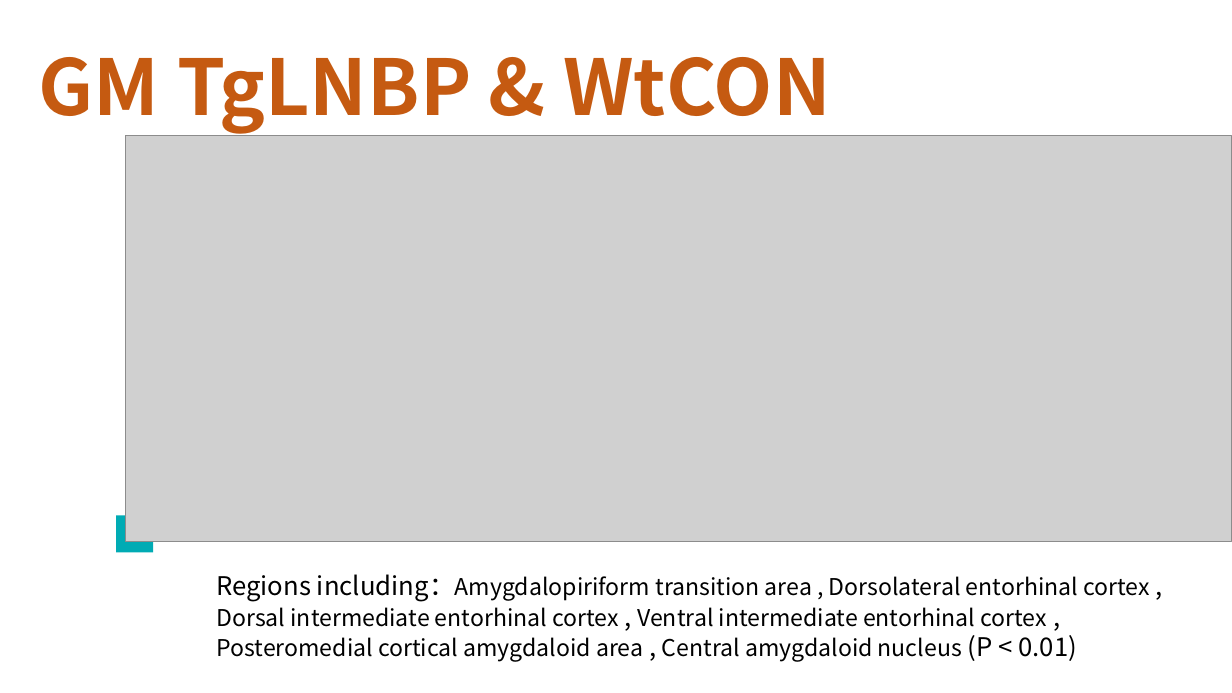
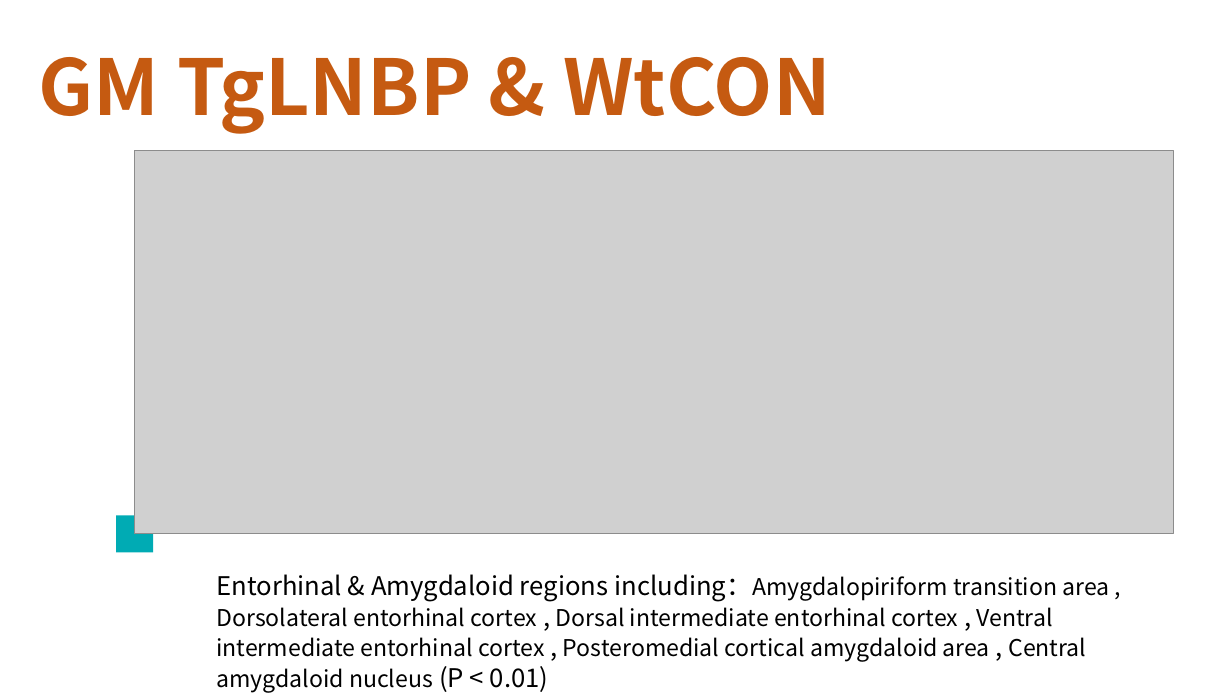
Before and after one commit to lsyoath/sheepy, a slide deck: slide 6 of MouseResting.pptx. Drawn at 1232x693 pixels with LibreOffice and Linux fonts; fonts in the diff are those of the drawing; grey boxes stand for pictures. Boxes give left, top, right and bottom in pixels: in the first picture for what was removed or moved away, otherwise in the second. Text is boxed around its words. In the diff, an @@ line names an element or a change of style, - is before the commit and + after.

```diff
--- a/MouseResting.pptx
+++ b/MouseResting.pptx
@@ picture: place and size @@
-picture at box(126, 135, 1232, 542)
+picture at box(135, 151, 1174, 534)
@@ text at box(216, 574, 1110, 693): text changed @@
-Regions including：Amygdalopiriform transition area , Dorsolateral entorhinal cortex , Dorsal intermediate entorhinal cortex , Ventral intermediate entorhinal cortex , Posteromedial cortical amygdaloid area , Central amygdaloid nucleus (P < 0.01)
+Entorhinal & Amygdaloid regions including：Amygdalopiriform transition area , Dorsolateral entorhinal cortex , Dorsal intermediate entorhinal cortex , Ventral intermediate entorhinal cortex , Posteromedial cortical amygdaloid area , Central amygdaloid nucleus (P < 0.01)
```
Also in this commit, not shown: 3 other slides changed, 4 slides added, 4 slides removed, 5 other files.
